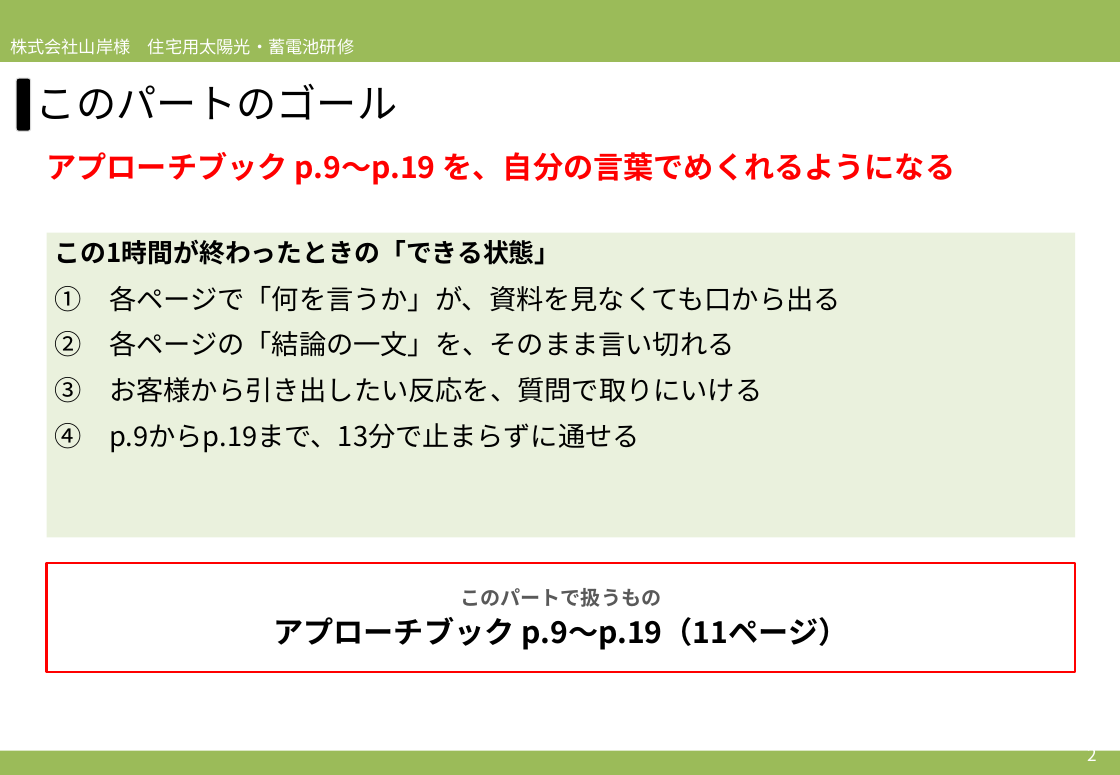
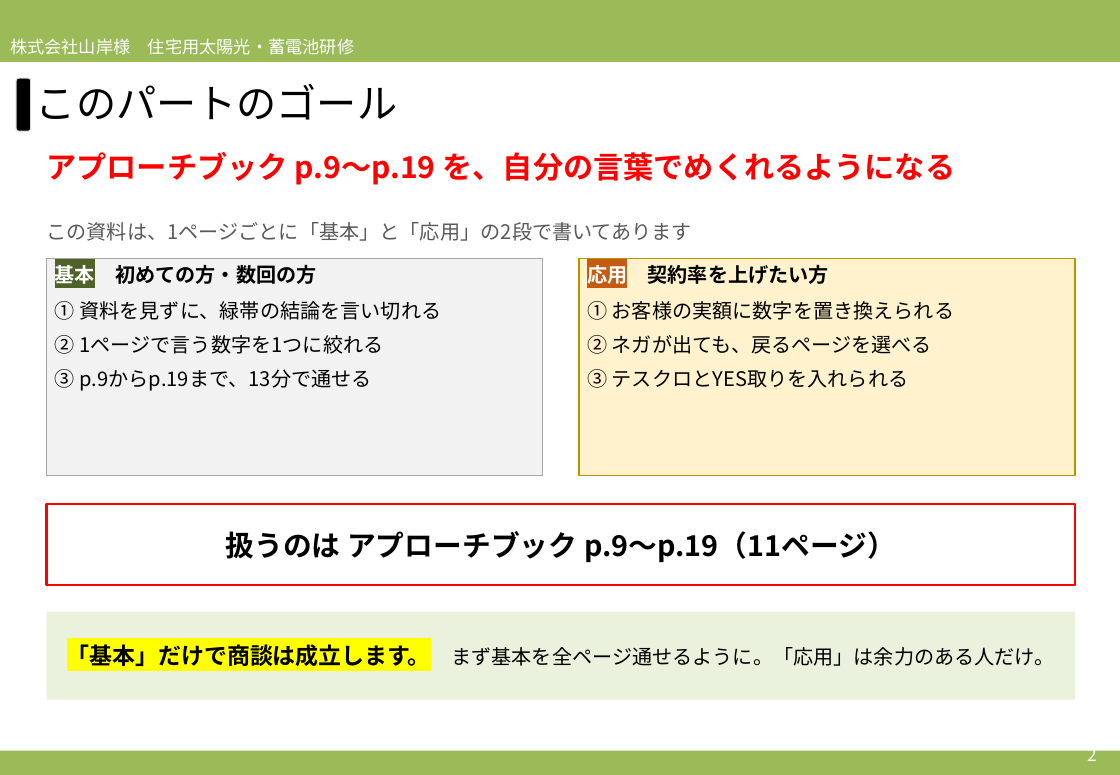
Before and after one commit to soshiro-iki-sys/-, a slide deck: slide 2 of slides/2026営業研修_必要性訴求パート_アプローチブックの伝え方.pptx. Drawn at 1120x775 pixels with LibreOffice and Linux fonts; fonts in the diff are those of the drawing. Boxes give left, top, right and bottom in pixels: in the first picture for what was removed or moved away, otherwise in the second. Text is boxed around its words. In the diff, an @@ line names an element or a change of style, - is before the commit and + after.

```diff
--- a/slides/2026営業研修_必要性訴求パート_アプローチブックの伝え方.pptx
+++ b/slides/2026営業研修_必要性訴求パート_アプローチブックの伝え方.pptx
@@ rectangle removed at box(47, 233, 1076, 538) @@
-この1時間が終わったときの「できる状態」
-① 各ページで「何を言うか」が、資料を見なくても口から出る
-② 各ページの「結論の一文」を、そのまま言い切れる
-③ お客様から引き出したい反応を、質問で取りにいける
-④ p.9からp.19まで、13分で止まらずに通せる
@@ text added at box(47, 222, 693, 241), 14 pt, text #595959 @@
+この資料は、1ページごとに「基本」と「応用」の2段で書いてあります
@@ rectangle added at box(47, 259, 543, 476), fill #F2F2F2, outline #A6A6A6 1 pt, 14 pt, text #000000 @@
+基本 初めての方・数回の方
+① 資料を見ずに、緑帯の結論を言い切れる
+② 1ページで言う数字を1つに絞れる
+③ p.9からp.19まで、13分で通せる
@@ rectangle added at box(579, 259, 1076, 476), fill #FFF2CC, outline #BF8F00 1 pt, 14 pt, text #000000 @@
+応用 契約率を上げたい方
+① お客様の実額に数字を置き換えられる
+② ネガが出ても、戻るページを選べる
+③ テスクロとYES取りを入れられる
@@ rectangle "扱うのは アプローチブック p.9〜p.19（11ページ）": place and size @@
-rectangle "扱うのは アプローチブック p.9〜p.19（11ページ）" at box(47, 564, 1076, 672)
+rectangle "扱うのは アプローチブック p.9〜p.19（11ページ）" at box(47, 505, 1076, 585)
@@ text in rectangle at box(226, 531, 896, 563): text changed; size 21 to 20 pt @@
-このパートで扱うもの
-アプローチブック p.9〜p.19（11ページ）
+扱うのは アプローチブック p.9〜p.19（11ページ）
@@ rectangle added at box(47, 612, 1076, 700), fill #EAF1DD, 14 pt, text #000000 @@
+「基本」だけで商談は成立します。 まず基本を全ページ通せるように。「応用」は余力のある人だけ。
```
Also in this commit, not shown: 22 other slides changed, 1 slide added, 3 other files.
